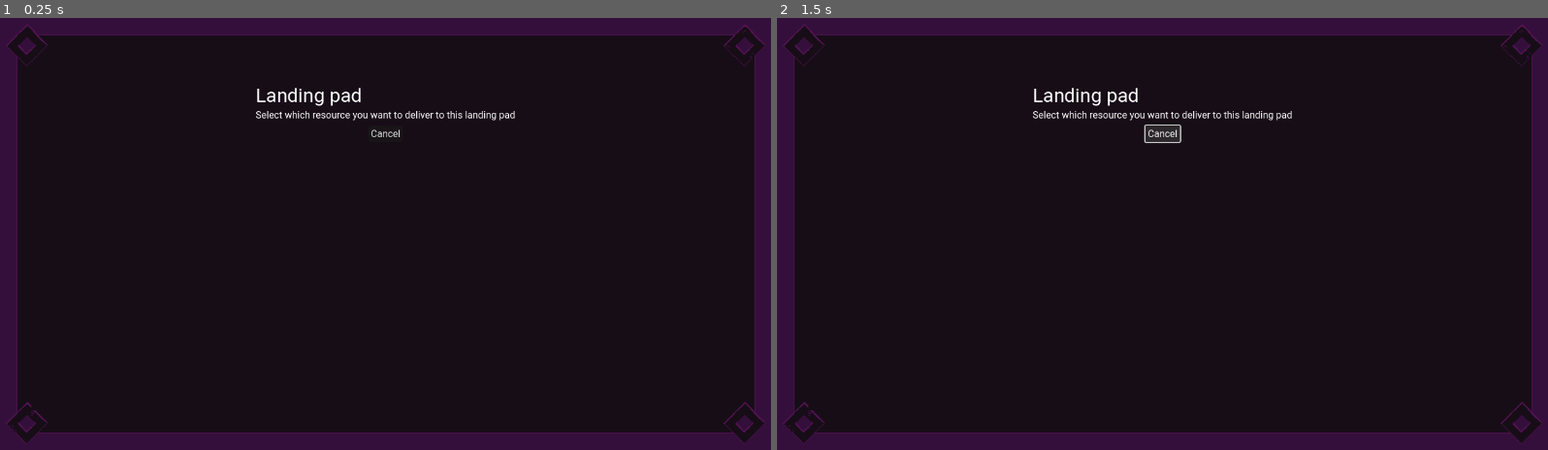
Above: before the commit, frames 1-2 (left to right).
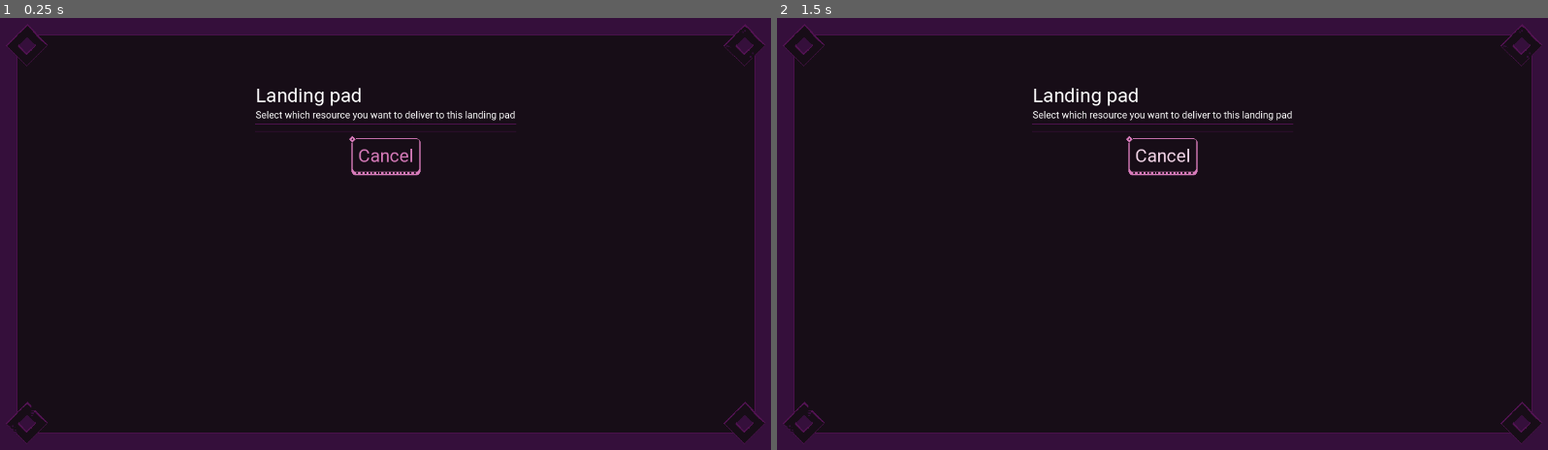
Above: after the commit, the same moments.

Repository: EdShel/StellarConstructor
Game: Godot game, scene res://objects/ui/build_manager/launch_pad_recipe_popup.tscn
The game is run twice, just before and just after one commit, with the same random seed, the same clock (stepped at 60 frames per second) and the same inputs. This scene is started directly instead of the project's main scene.
Inputs (mouse positions are in pixels of both pictures, inside the frame that each line leads up to):
- Up to frame 1 (0.25 s): no input
- Up to frame 2 (1.5 s): tap Enter at 0.5 s; move the mouse to (1332, 212) at 0.52 s; hold D (right) 0.53-1.25 s; click (1332, 212) at 0.67 s; click "Cancel" at 1.25 s

The runs differ from the first frame. In frame 1, 0.4% of the frame differs, in the area x 33-67%, y 24-37%; in frame 2, 0.5%.
Error in both runs: Invalid access to property or key 'planets' on a base object of type 'Nil'. (res://objects/ui/build_manager/launch_pad_recipe_popup.gd:5)

Commit message:
Cancel button style

Diff:
--- a/objects/ui/build_manager/launch_pad_recipe_popup.tscn
+++ b/objects/ui/build_manager/launch_pad_recipe_popup.tscn
@@ -6,7 +6,14 @@
 [node name="LaunchPadRecipePopup" instance=ExtResource("1_7ie3x")]
 script = ExtResource("2_d8osi")
 
-[node name="RecipesList" type="HBoxContainer" parent="HBoxContainer/MarginContainer/VBoxContainer" index="2"]
+[node name="HSeparator" type="HSeparator" parent="HBoxContainer/MarginContainer/VBoxContainer" index="2"]
+layout_mode = 2
+
+[node name="RecipesList" type="HBoxContainer" parent="HBoxContainer/MarginContainer/VBoxContainer" index="3"]
 unique_name_in_owner = true
 layout_mode = 2
 theme_override_constants/separation = 16
+alignment = 1
+
+[node name="HSeparator2" type="HSeparator" parent="HBoxContainer/MarginContainer/VBoxContainer" index="4"]
+layout_mode = 2
--- a/objects/ui/build_manager/recipe_item.tscn
+++ b/objects/ui/build_manager/recipe_item.tscn
@@ -4,6 +4,7 @@
 [ext_resource type="Script" path="res://objects/ui/build_manager/recipe_item.gd" id="1_rblus"]
 
 [node name="RecipeItem" type="VBoxContainer"]
+alignment = 1
 script = ExtResource("1_rblus")
 
 [node name="Icon" type="TextureRect" parent="."]
--- a/styles/my_theme.tres
+++ b/styles/my_theme.tres
@@ -1,4 +1,60 @@
-[gd_resource type="Theme" load_steps=4 format=3 uid="uid://ddbty3fq0rlfj"]
+[gd_resource type="Theme" load_steps=10 format=3 uid="uid://ddbty3fq0rlfj"]
+
+[ext_resource type="Texture2D" uid="uid://8nx1ie3r6ane" path="res://sprites/ui/button.png" id="1_hpfdj"]
+[ext_resource type="FontFile" uid="uid://djjpgl6c0sx1k" path="res://styles/Roboto-Regular.ttf" id="2_6gebh"]
+
+[sub_resource type="StyleBoxTexture" id="StyleBoxTexture_sexqe"]
+content_margin_left = 16.0
+content_margin_top = 16.0
+content_margin_right = 16.0
+content_margin_bottom = 16.0
+texture = ExtResource("1_hpfdj")
+texture_margin_left = 32.0
+texture_margin_top = 32.0
+texture_margin_right = 32.0
+texture_margin_bottom = 32.0
+axis_stretch_horizontal = 2
+axis_stretch_vertical = 1
+
+[sub_resource type="StyleBoxTexture" id="StyleBoxTexture_7phgp"]
+content_margin_left = 16.0
+content_margin_top = 16.0
+content_margin_right = 16.0
+content_margin_bottom = 16.0
+texture = ExtResource("1_hpfdj")
+texture_margin_left = 32.0
+texture_margin_top = 32.0
+texture_margin_right = 32.0
+texture_margin_bottom = 32.0
+axis_stretch_horizontal = 2
+axis_stretch_vertical = 1
+modulate_color = Color(0.758192, 0.758192, 0.758192, 1)
+
+[sub_resource type="StyleBoxTexture" id="StyleBoxTexture_ywj24"]
+content_margin_left = 16.0
+content_margin_top = 16.0
+content_margin_right = 16.0
+content_margin_bottom = 16.0
+texture = ExtResource("1_hpfdj")
+texture_margin_left = 32.0
+texture_margin_top = 32.0
+texture_margin_right = 32.0
+texture_margin_bottom = 32.0
+axis_stretch_horizontal = 2
+axis_stretch_vertical = 1
+
+[sub_resource type="StyleBoxTexture" id="StyleBoxTexture_66eja"]
+content_margin_left = 16.0
+content_margin_top = 16.0
+content_margin_right = 16.0
+content_margin_bottom = 16.0
+texture = ExtResource("1_hpfdj")
+texture_margin_left = 32.0
+texture_margin_top = 32.0
+texture_margin_right = 32.0
+texture_margin_bottom = 32.0
+axis_stretch_horizontal = 2
+axis_stretch_vertical = 1
 
 [sub_resource type="StyleBoxLine" id="StyleBoxLine_rpgg4"]
 color = Color(0.32549, 0.0745098, 0.32549, 1)
@@ -18,6 +74,14 @@
 corner_radius_bottom_left = 999
 
 [resource]
+default_font = ExtResource("2_6gebh")
+Button/colors/font_color = Color(0.843137, 0.482353, 0.729412, 1)
+Button/colors/font_hover_color = Color(0.955526, 0.839322, 0.912021, 1)
+Button/font_sizes/font_size = 30
+Button/styles/focus = SubResource("StyleBoxTexture_sexqe")
+Button/styles/hover = SubResource("StyleBoxTexture_7phgp")
+Button/styles/normal = SubResource("StyleBoxTexture_ywj24")
+Button/styles/pressed = SubResource("StyleBoxTexture_66eja")
 HSeparator/styles/separator = SubResource("StyleBoxLine_rpgg4")
 ProgressBar/styles/background = SubResource("StyleBoxFlat_imb8p")
 ProgressBar/styles/fill = SubResource("StyleBoxFlat_87vhq")
Binary file added: sprites/ui/button.png
Not shown, added: sprites/ui/button.png.import
